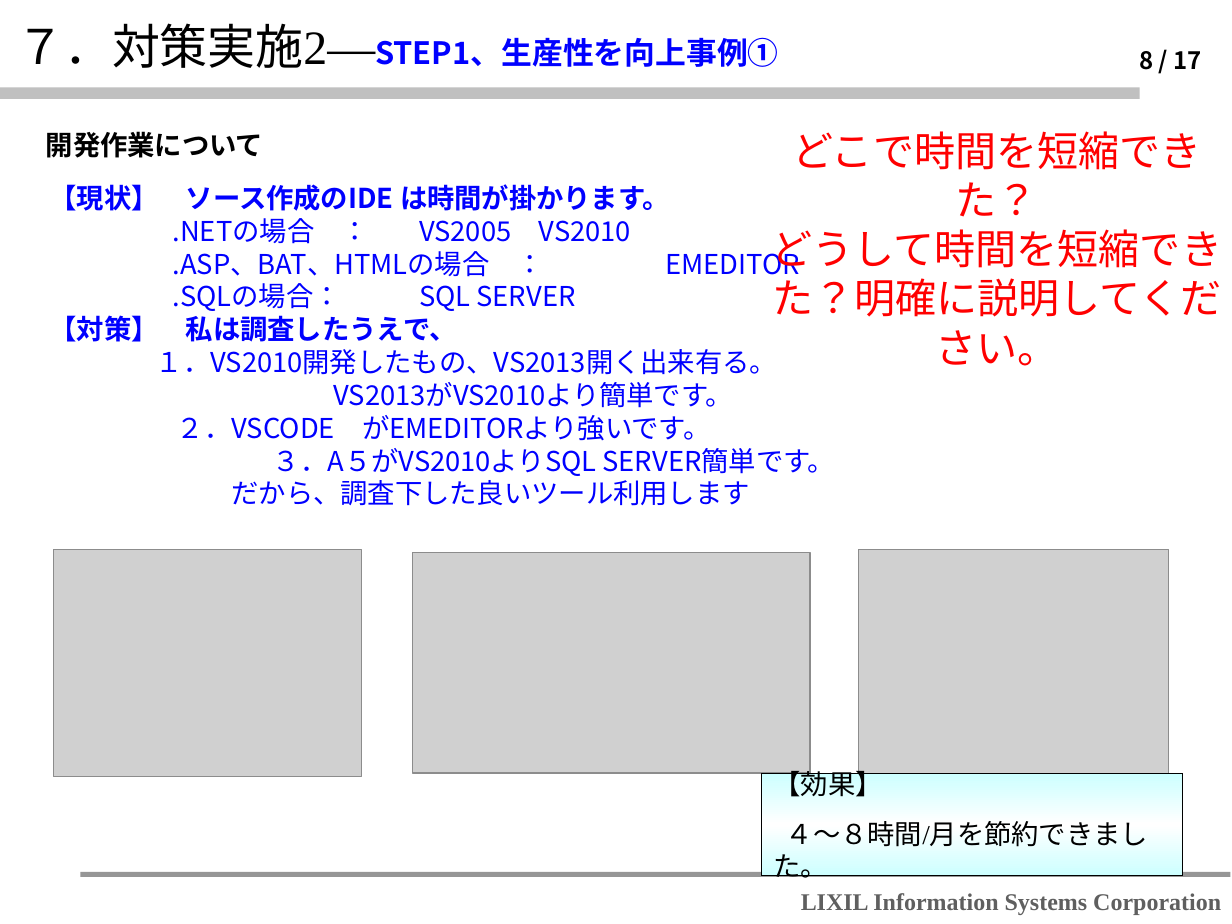
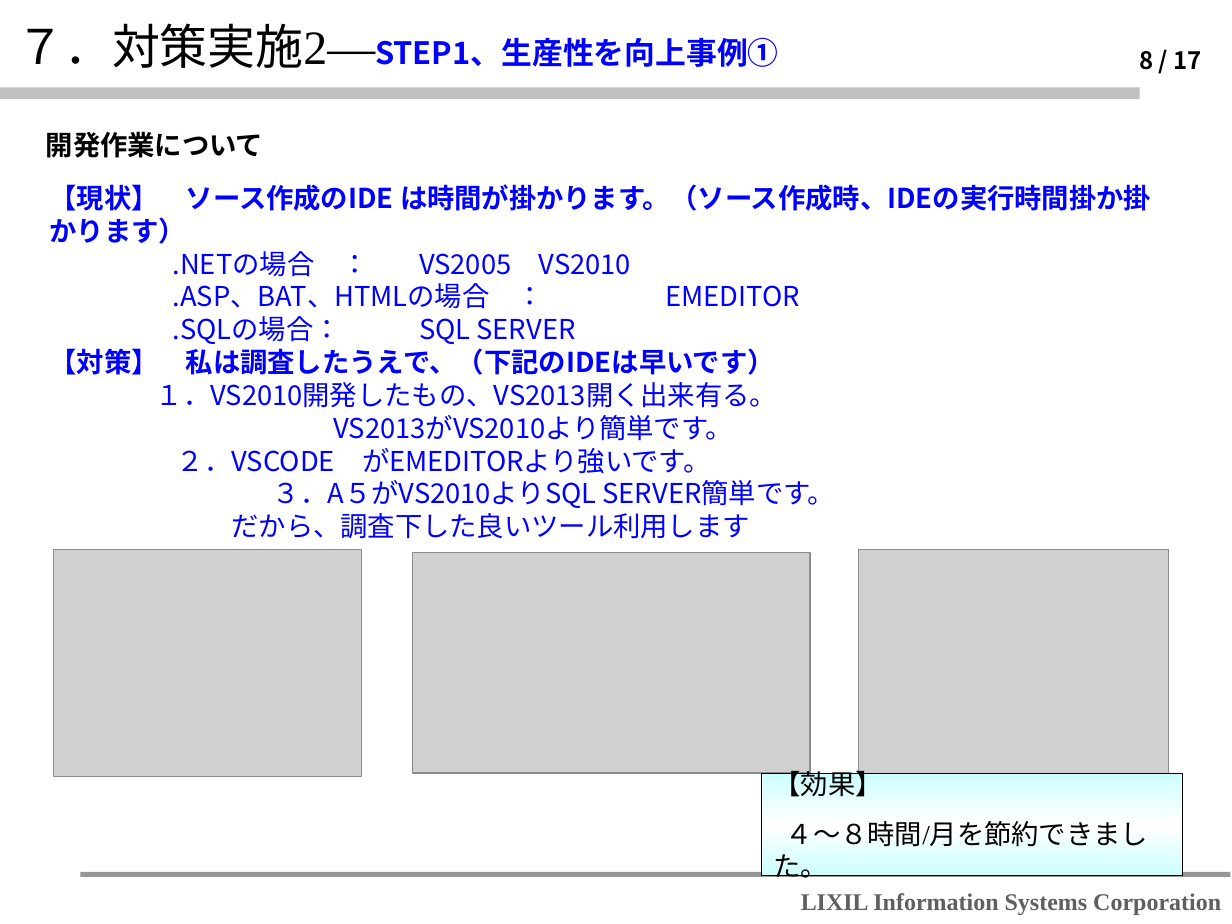
Before and after one commit to lengqing2010/slnAC, a slide deck: slide 8 of 個人利益を向上させる(李松涛)_lis6.ppt. Drawn at 1232x924 pixels with LibreOffice and Linux fonts; fonts in the diff are those of the drawing; grey boxes stand for pictures; background and template pictures are left out. Boxes give left, top, right and bottom in pixels: in the first picture for what was removed or moved away, otherwise in the second. Text is boxed around its words. In the diff, an @@ line names an element or a change of style, - is before the commit and + after.

Commit message:
ff

```diff
--- a/個人利益を向上させる(李松涛)_lis6.ppt
+++ b/個人利益を向上させる(李松涛)_lis6.ppt
@@ text removed at (x1=772, y1=131, x2=1223, y2=366) @@
-どこで時間を短縮できた？
-どうして時間を短縮できた？明確に説明してください。
@@ text at (x1=50, y1=184, x2=1151, y2=211): text changed @@
-【現状】 ソース作成のIDE は時間が掛かります。
+【現状】 ソース作成のIDE は時間が掛かります。（ソース作成時、IDEの実行時間掛か掛かります）
@@ text at (x1=50, y1=348, x2=775, y2=375): text changed @@
-【対策】 私は調査したうえで、
+【対策】 私は調査したうえで、（下記のIDEは早いです）
```
Also in this commit, not shown: 5 other slides changed.
